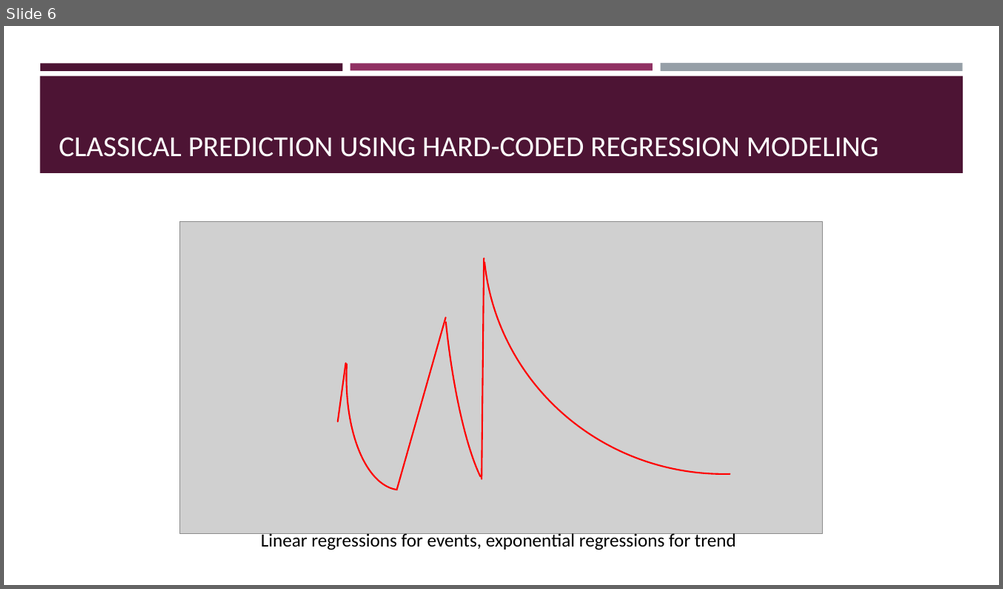
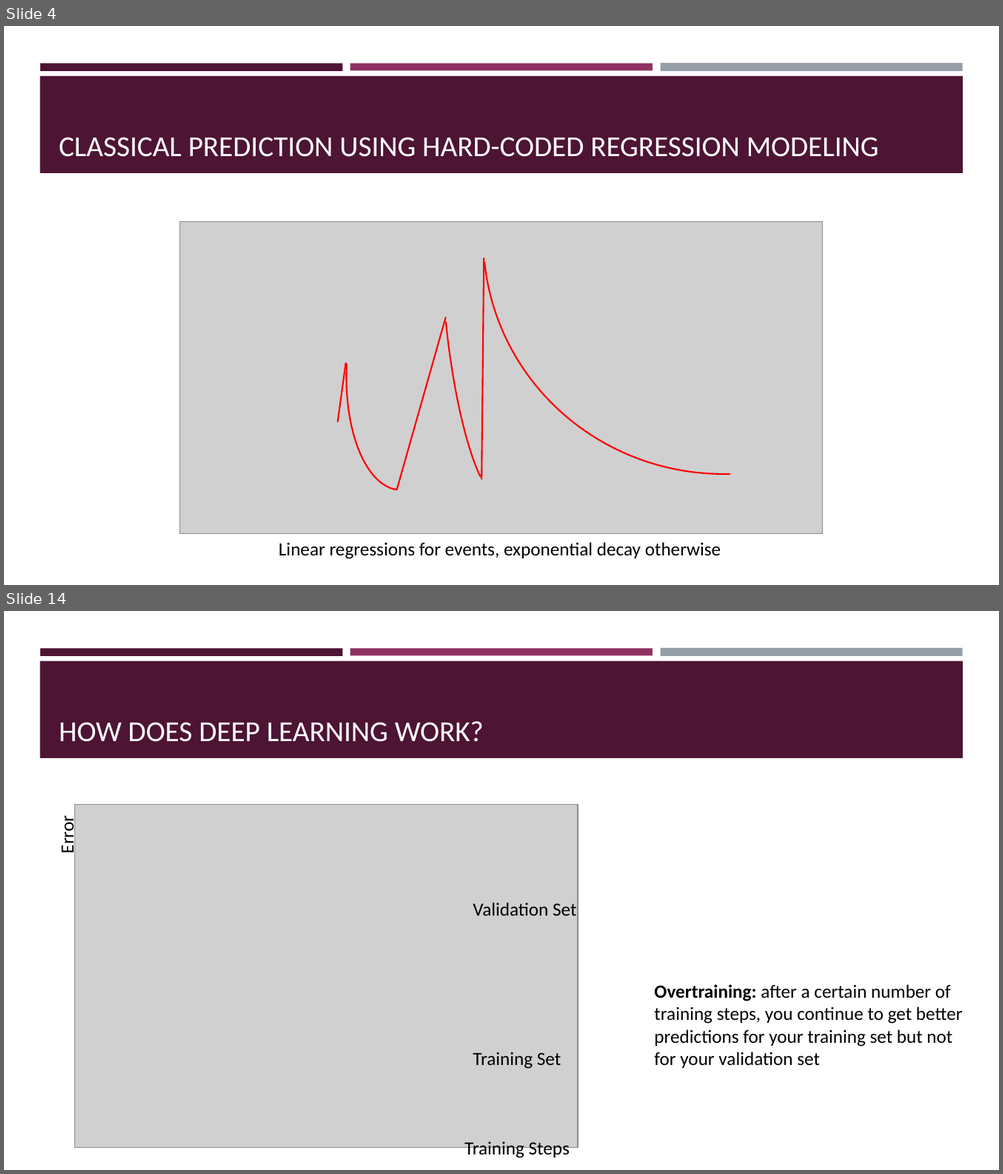
Before and after one commit to akashlevy/Deep-Learn-Oil, a slide deck: presentations/TRiCAM QRI Introductory Presentation.pptx. Shown one above the other, each under a label of ours: slide 6 before the commit, slides 4 and 14 after it; the slides between them are not shown. The pictures are 1003x589 and 1003x1174 pixels, drawn with LibreOffice and Linux fonts; fonts in the diff are those of the drawing; grey boxes stand for pictures. Boxes give left, top, right and bottom in pixels: in the first picture for what was removed or moved away, otherwise in the second. Text is boxed around its words. In the diff, an @@ line names an element or a change of style, - is before the commit and + after.

```diff
--- a/presentations/TRiCAM QRI Introductory Presentation.pptx
+++ b/presentations/TRiCAM QRI Introductory Presentation.pptx
@@ slide 14 added at [4, 611, 999, 1170], background #FFFFFF; not listed: 4 template elements that a slide beside it also shows @@
@@ title added at [59, 721, 484, 742], 28 pt, text #FFFFFF @@
+HOW DOES DEEP LEARNING WORK?
@@ group added at [56, 805, 578, 1159]: 4 texts, 1 picture @@
+Training Steps
+Error
+Training Set
+Validation Set
@@ text added at [654, 985, 962, 1068], 18 pt, text #000000 @@
+Overtraining: after a certain number of training steps, you continue to get better predictions for your training set but not for your validation set
@@ what was slide 6 is now slide 4 @@
@@ slide 4 changed as well @@
@@ text at [279, 543, 720, 560]: text changed @@
-Linear regressions for events, exponential regressions for trend
+Linear regressions for events, exponential decay otherwise
```
Also in this commit, not shown: 5 other slides changed, 11 other slides added, 1 slide removed.
